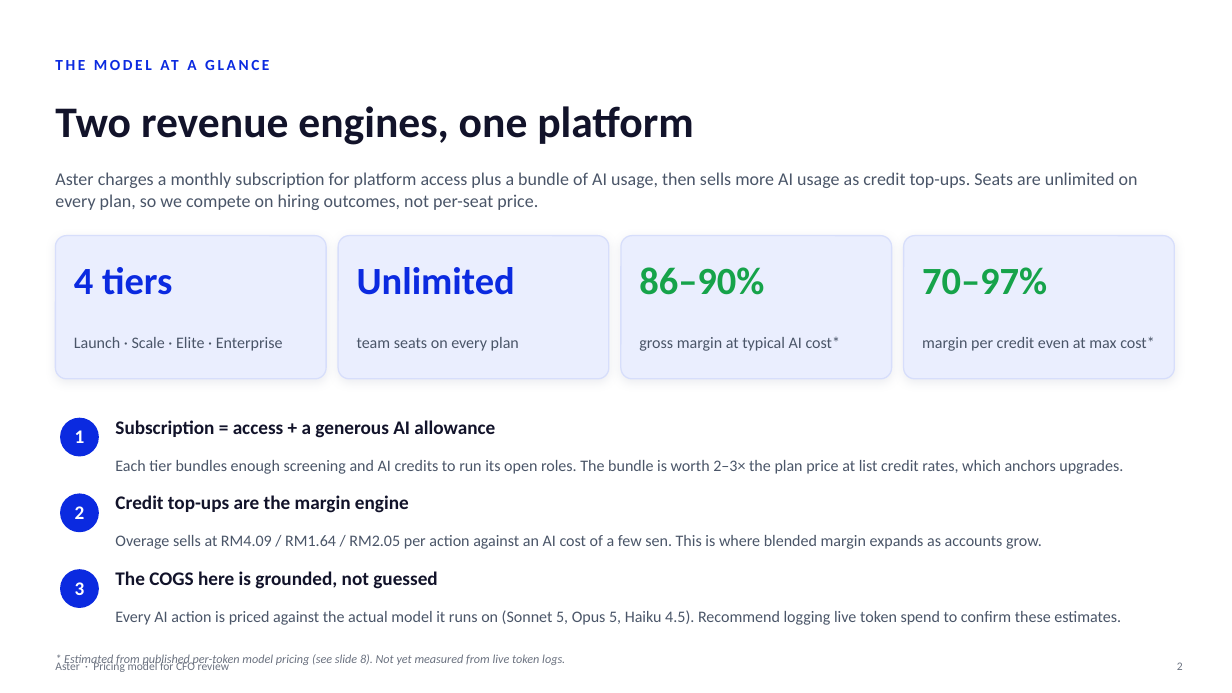
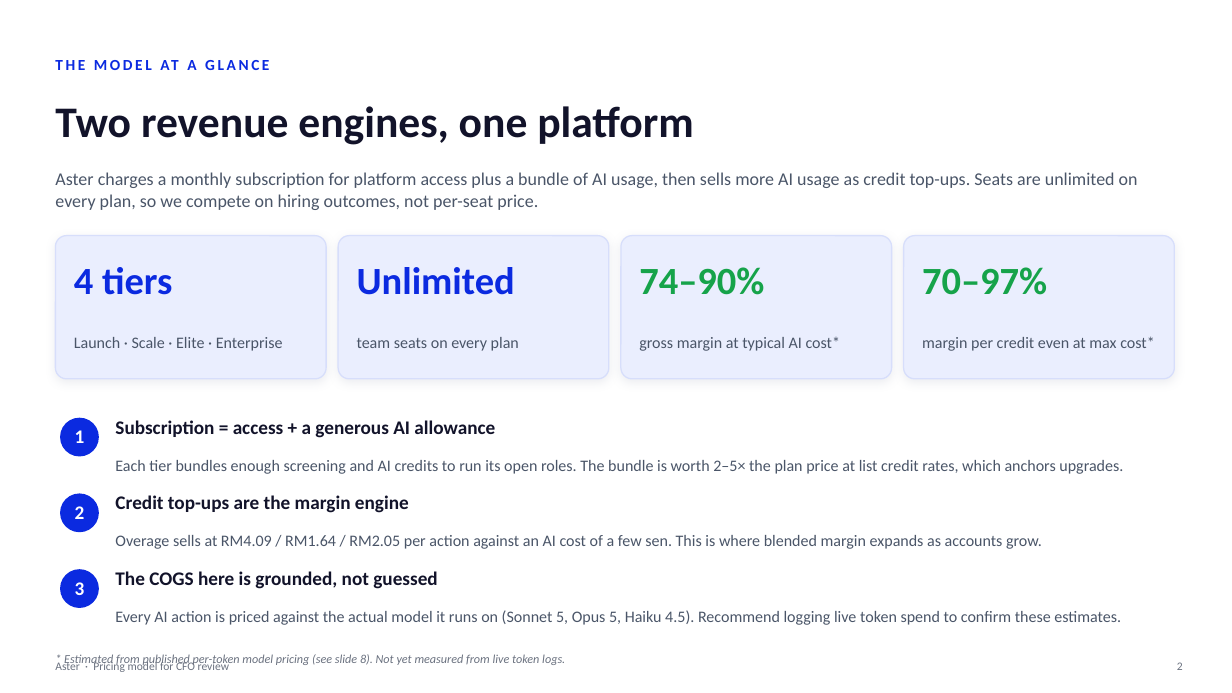
Before and after one commit to shahramly83/aster, a slide deck: slide 2 of docs/aster-pricing-cfo.pptx. Drawn at 1232x693 pixels with LibreOffice and Linux fonts; fonts in the diff are those of the drawing. Boxes give left, top, right and bottom in pixels: in the first picture for what was removed or moved away, otherwise in the second. Text is boxed around its words. In the diff, an @@ line names an element or a change of style, - is before the commit and + after.

```diff
--- a/docs/aster-pricing-cfo.pptx
+++ b/docs/aster-pricing-cfo.pptx
@@ text at (639, 267, 764, 295): text changed @@
-86–90%
+74–90%
@@ text at (115, 460, 1123, 474): text changed @@
-Each tier bundles enough screening and AI credits to run its open roles. The bundle is worth 2–3× the plan price at list credit rates, which anchors upgrades.
+Each tier bundles enough screening and AI credits to run its open roles. The bundle is worth 2–5× the plan price at list credit rates, which anchors upgrades.
```
Also in this commit, not shown: 5 other slides changed.
